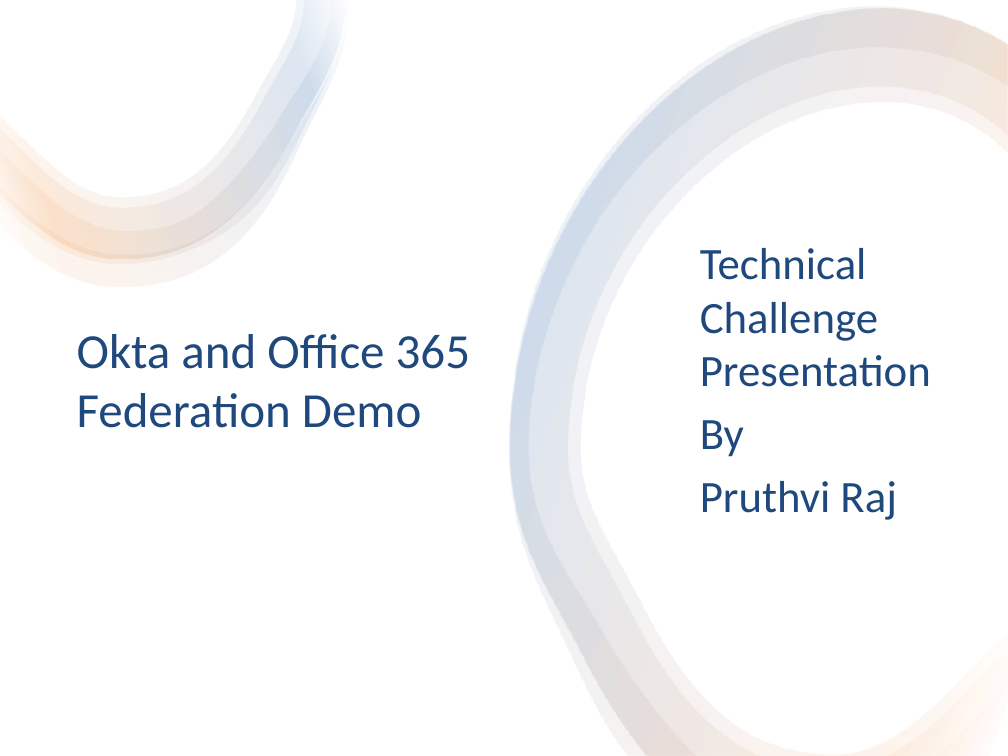
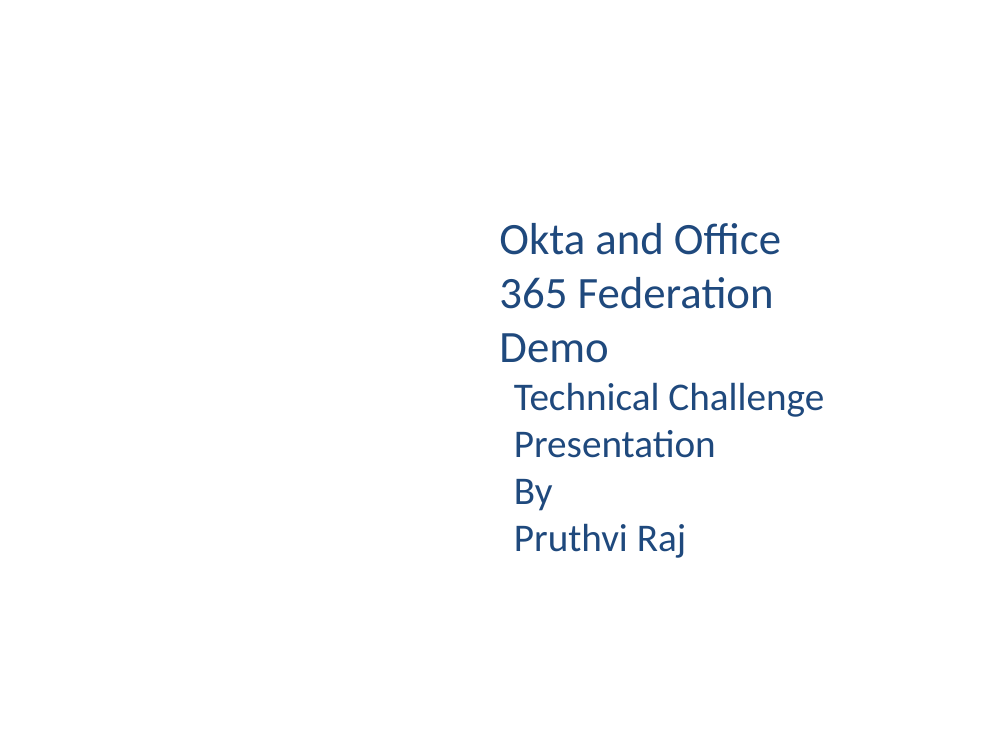
Before and after one commit to pruthvirajDarapu/okta-fedaration-task, a slide deck: slide 1 of Okta_and_Office_365_Federation_Demo.pptx. Drawn at 1008x756 pixels with LibreOffice and Linux fonts; fonts in the diff are those of the drawing; background and template pictures are left out. Boxes give left, top, right and bottom in pixels: in the first picture for what was removed or moved away, otherwise in the second. Text is boxed around its words. In the diff, an @@ line names an element or a change of style, - is before the commit and + after.

```diff
--- a/Okta_and_Office_365_Federation_Demo.pptx
+++ b/Okta_and_Office_365_Federation_Demo.pptx
@@ rectangle removed at <box>0,0,1008,756</box> @@
@@ group removed at <box>0,0,349,287</box>: 4 freeform shapes @@
@@ freeform shape removed at <box>509,7,1007,756</box> @@
@@ freeform shape removed at <box>510,9,1008,756</box> @@
@@ freeform shape removed at <box>511,9,1008,756</box> @@
@@ text "Okta and Office 365 Federation ...": place and size @@
-text "Okta and Office 365 Federation ..." at <box>77,334,470,428</box>
+text "Okta and Office 365 Federation ..." at <box>499,223,781,363</box>
@@ text "Okta and Office 365 Federation ..." at <box>499,223,781,363</box>: size 35 to 32 pt; vertical alignment middle to top @@
@@ text "Technical Challenge Presentation": place and size @@
-text "Technical Challenge Presentation" at <box>700,248,931,520</box>
+text "Technical Challenge Presentation" at <box>514,382,824,558</box>
@@ text "Technical Challenge Presentation" at <box>514,382,824,558</box>: size 32 to 28 pt; less space between paragraphs; vertical alignment middle to top @@
```
Also in this commit, not shown: 1 other slide changed, 4 slides added, 5 slides removed, 3 other files.
